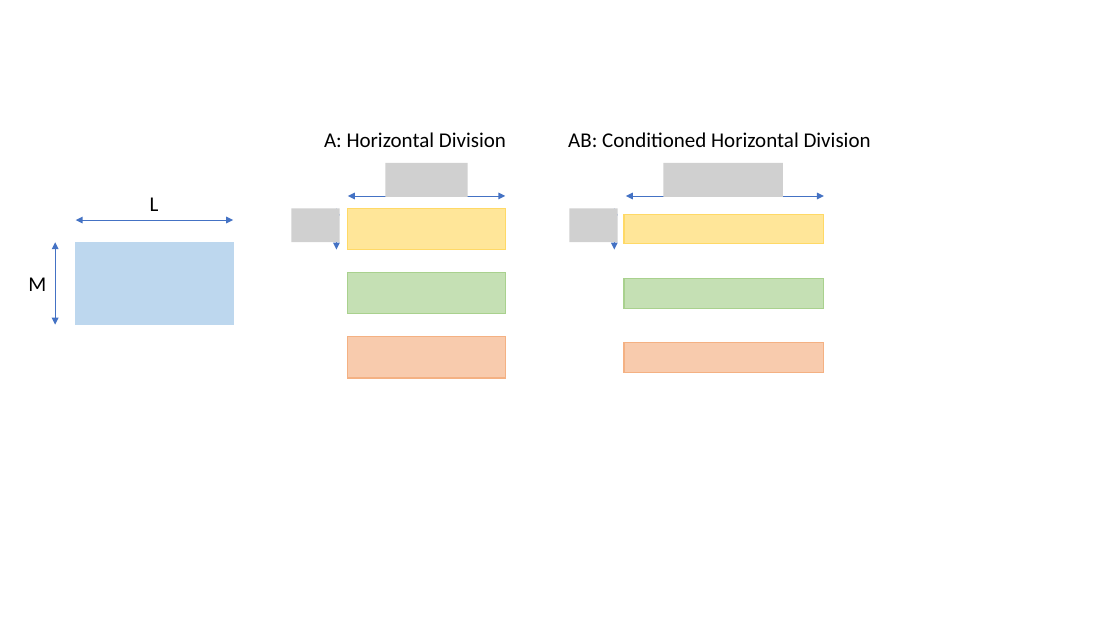
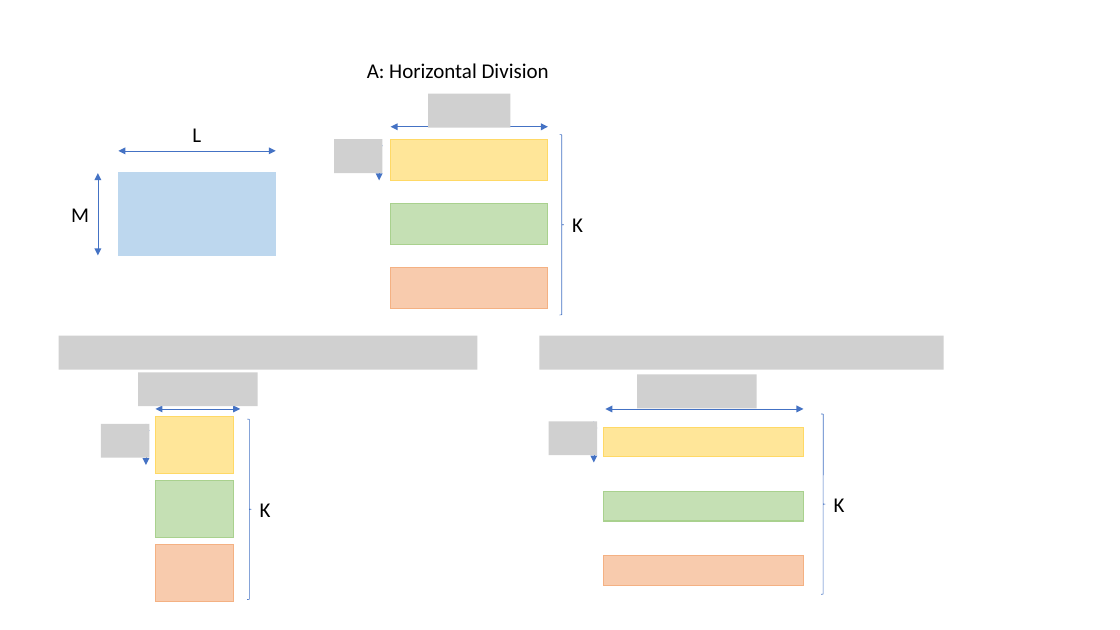
Before and after one commit to PabloRR100/Recursive_Networks, a slide deck: slide 4 of images/images.pptx (slide 5 before the commit). Drawn at 1120x630 pixels with LibreOffice and Linux fonts; fonts in the diff are those of the drawing; grey boxes stand for pictures. Boxes give left, top, right and bottom in pixels: in the first picture for what was removed or moved away, otherwise in the second. Text is boxed around its words. In the diff, an @@ line names an element or a change of style, - is before the commit and + after.

```diff
--- a/images/images.pptx
+++ b/images/images.pptx
@@ picture added at <box>429,94,511,128</box> @@
@@ picture added at <box>334,139,383,173</box> @@
@@ right brace added at <box>560,134,564,315</box>, outline #4472C4 0.5 pt @@
@@ text removed at <box>568,132,871,147</box> @@
-AB: Conditioned Horizontal Division
@@ rectangle: place and size @@
-rectangle at <box>76,242,233,324</box>
+rectangle at <box>118,173,276,255</box>
@@ double arrow moved from (76, 220) - (233, 220) to (118, 151) - (276, 151) @@
@@ picture removed at <box>386,163,468,197</box> @@
@@ picture removed at <box>664,163,783,197</box> @@
@@ picture removed at <box>292,208,340,242</box> @@
@@ 3 texts, 3 rectangles, 3 double arrows: place and size @@
-3 texts, 3 rectangles, 3 double arrows at <box>28,132,506,378</box>
+3 texts, 3 rectangles, 3 double arrows at <box>71,63,549,309</box>
@@ picture removed at <box>570,208,618,242</box> @@
@@ text added at <box>572,218,583,232</box>, 18 pt, text #000000 @@
+K
@@ picture added at <box>59,336,478,370</box> @@
@@ picture added at <box>539,336,944,370</box> @@
@@ picture added at <box>138,372,257,406</box> @@
@@ picture added at <box>637,375,756,408</box> @@
@@ double arrow moved from (626, 196) - (824, 196) to (155, 409) - (240, 409) @@
@@ rectangle: place and size @@
-rectangle at <box>624,214,824,244</box>
+rectangle at <box>155,417,234,474</box>
@@ right brace added at <box>247,419,251,600</box>, outline #4472C4 0.5 pt @@
@@ double arrow added from (606, 409) to (803, 409), #4472C4 0.5 pt @@
@@ right brace added at <box>822,414,826,595</box>, outline #4472C4 0.5 pt @@
@@ picture added at <box>101,424,150,458</box> @@
@@ double arrow moved from (614, 208) - (614, 250) to (146, 424) - (146, 465) @@
@@ picture added at <box>549,422,597,455</box> @@
@@ double arrow added from (594, 422) to (594, 463), #4472C4 0.5 pt @@
@@ rectangle added at <box>603,428,803,457</box>, fill #FFE699, outline #FFD966 1 pt @@
@@ rectangle: place and size @@
-rectangle at <box>624,279,824,308</box>
+rectangle at <box>155,481,234,538</box>
@@ text added at <box>260,503,271,517</box>, 18 pt, text #000000 @@
+K
@@ rectangle added at <box>603,492,803,521</box>, fill #C5E0B4, outline #A9D18E 1 pt @@
@@ text added at <box>834,498,845,512</box>, 18 pt, text #000000 @@
+K
@@ rectangle: place and size @@
-rectangle at <box>624,343,824,372</box>
+rectangle at <box>155,545,234,602</box>
@@ rectangle added at <box>603,556,803,586</box>, fill #F8CBAD, outline #F4B183 1 pt @@
```
Also in this commit, not shown: 1 other slide changed, 1 other file.
